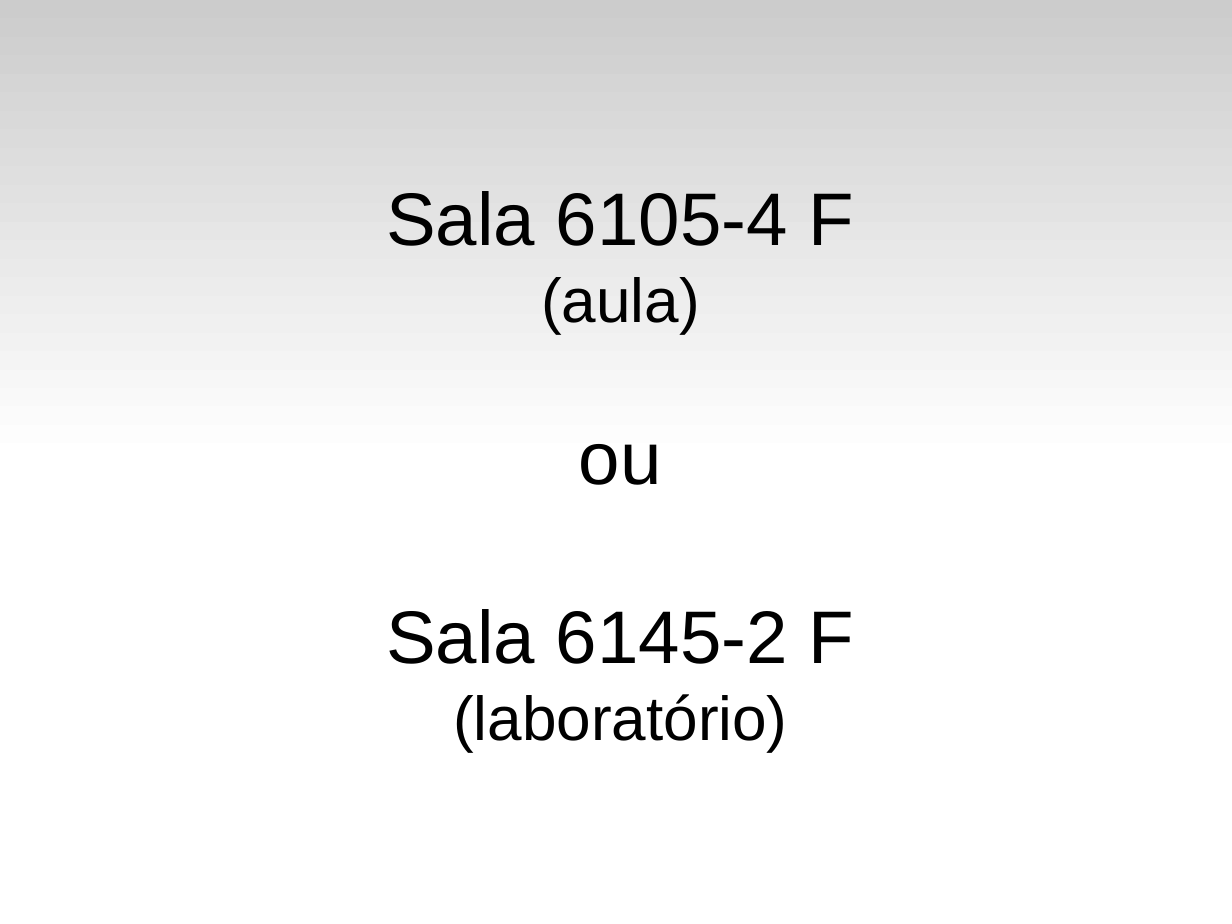
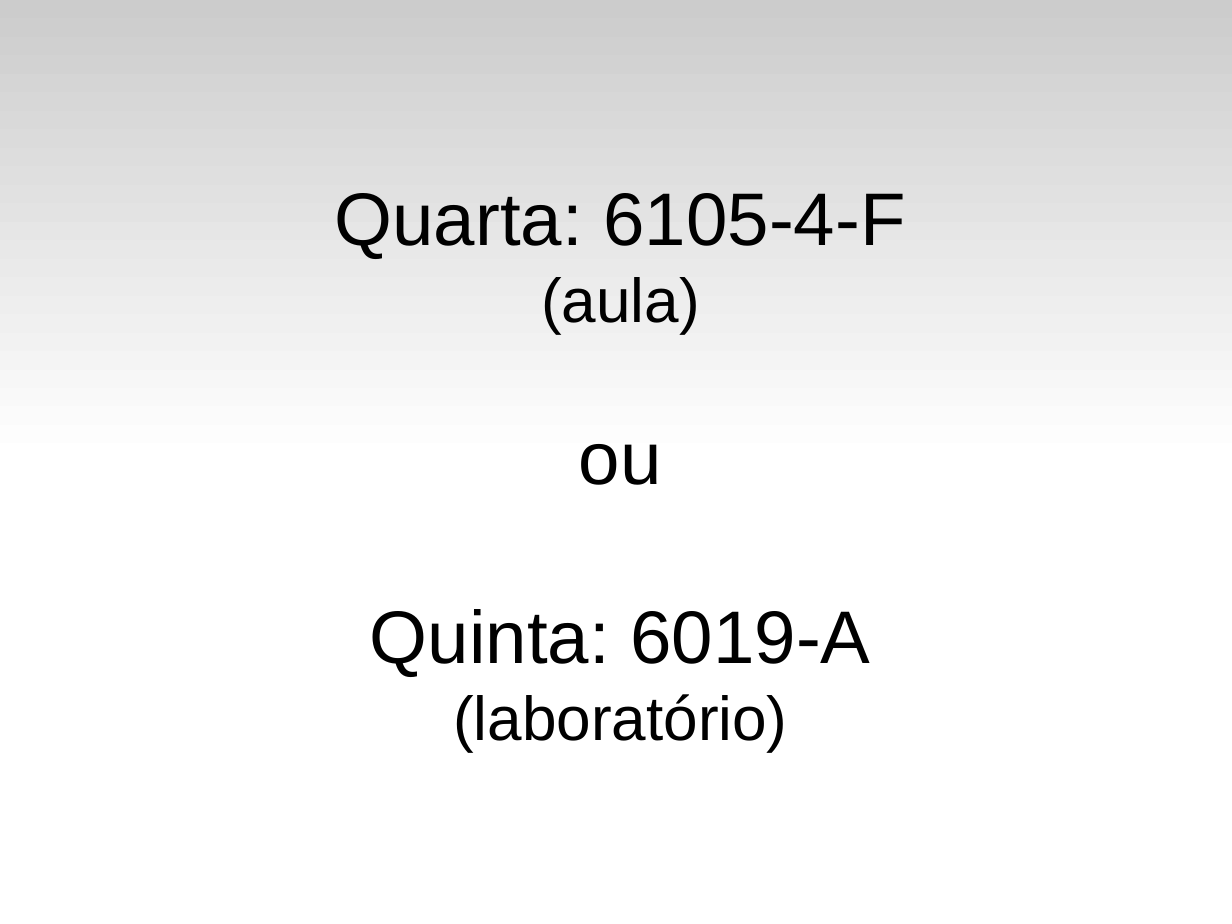
Before and after one commit to fsantanna-uerj/IPD, a slide deck: slide 2 of slides/ipd-00.odp. Drawn at 1232x924 pixels with LibreOffice and Linux fonts; fonts in the diff are those of the drawing. Boxes give left, top, right and bottom in pixels: in the first picture for what was removed or moved away, otherwise in the second. Text is boxed around its words. In the diff, an @@ line names an element or a change of style, - is before the commit and + after.

Commit message:
(>) slides

```diff
--- a/slides/ipd-00.odp
+++ b/slides/ipd-00.odp
@@ subtitle at bbox=[335, 193, 905, 259]: text changed @@
-Sala 6105-4 F
+Quarta: 6105-4-F
@@ subtitle at bbox=[370, 609, 870, 677]: text changed @@
-Sala 6145-2 F
+Quinta: 6019-A
```
Also in this commit, not shown: 3 other files.
